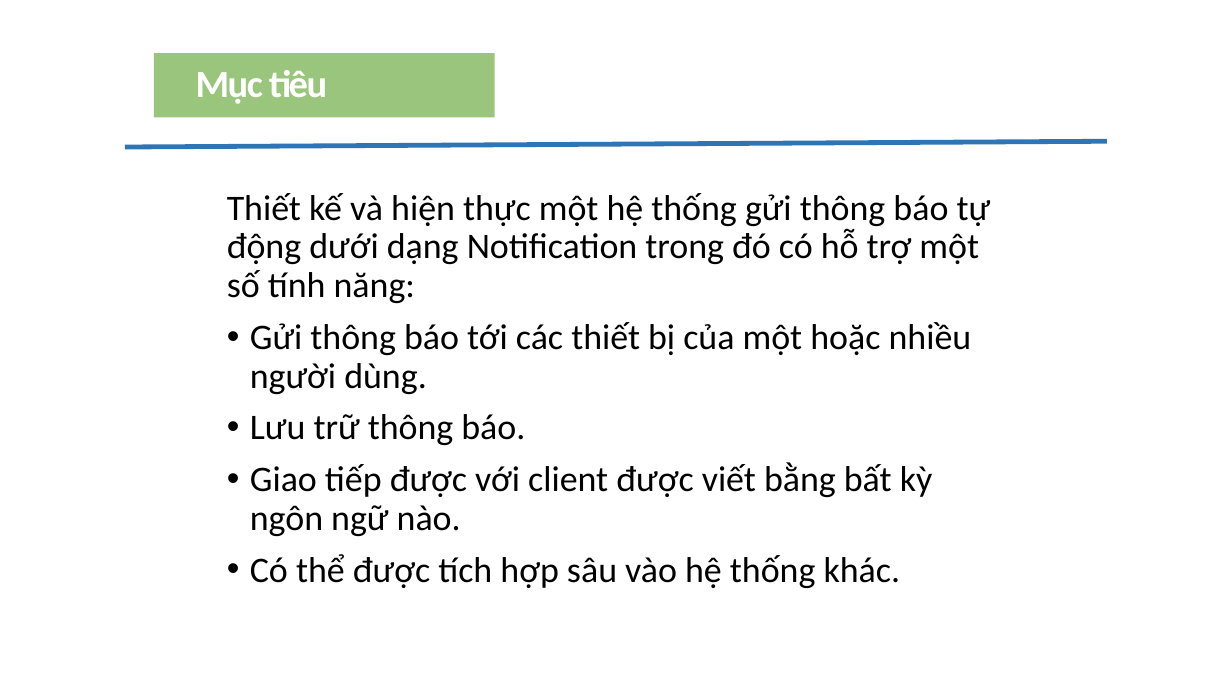
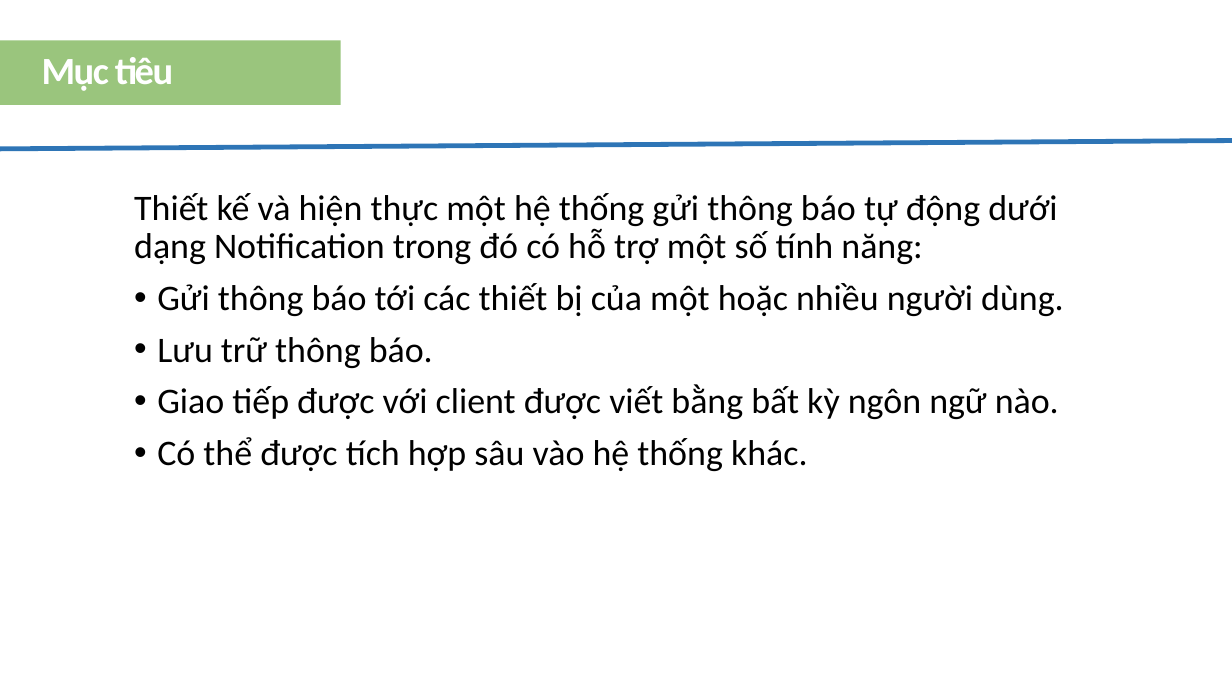
Before and after one commit to lekhasy/RawNotification, a slide deck: slide 5 of Working Individual/SyLK/Presentation.pptx. Drawn at 1232x693 pixels with LibreOffice and Linux fonts; fonts in the diff are those of the drawing. Boxes give left, top, right and bottom in pixels: in the first picture for what was removed or moved away, otherwise in the second. Text is boxed around its words. In the diff, an @@ line names an element or a change of style, - is before the commit and + after.

```diff
--- a/Working Individual/SyLK/Presentation.pptx
+++ b/Working Individual/SyLK/Presentation.pptx
@@ rectangle "Mục tiêu" moved from (x1=154, y1=53, x2=495, y2=117) to (x1=0, y1=41, x2=341, y2=105) @@
@@ line moved from (125, 147) - (1107, 141) to (0, 149) - (1232, 140) @@
@@ text "Thiết kế và hiện thực ..." rewrapped from (x1=227, y1=193, x2=991, y2=588) to (x1=134, y1=193, x2=1063, y2=471) @@
```
Also in this commit, not shown: 12 other slides changed, 1 slide added.
